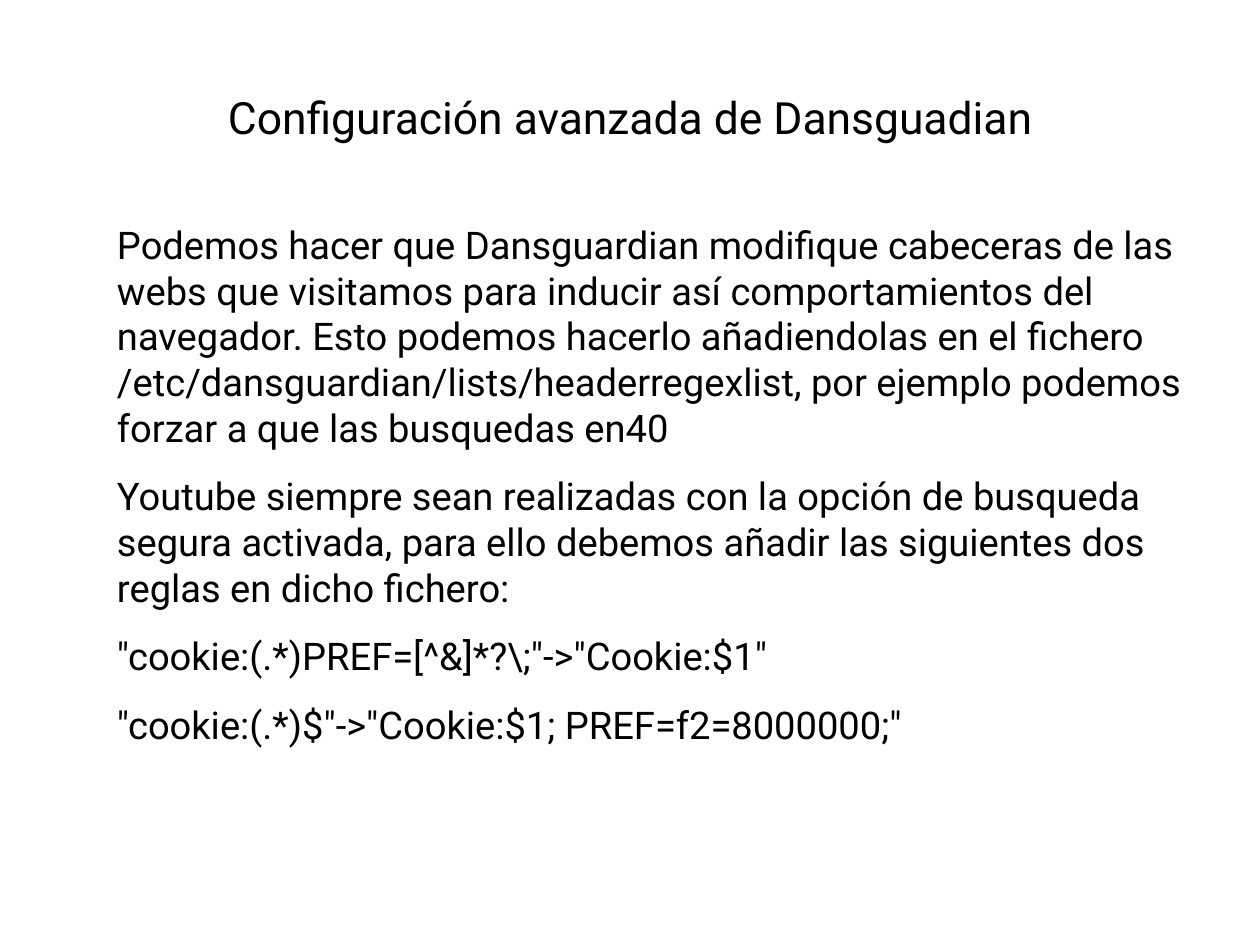
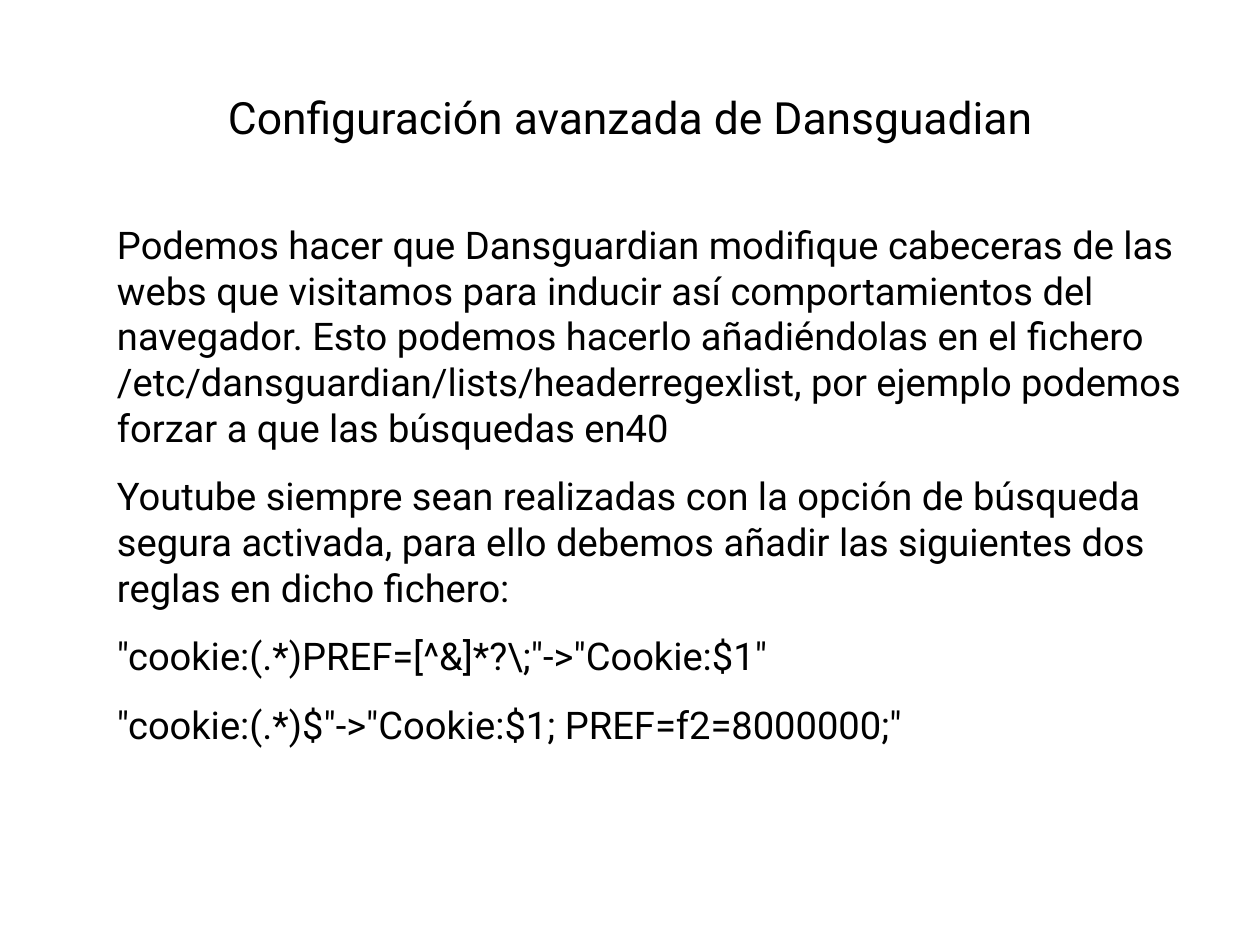
Before and after one commit to robertord/Ecoraee, a slide deck: slide 92 of Presentaciones/PresentacionApliance.odp. Drawn at 1260x945 pixels with LibreOffice and Linux fonts; fonts in the diff are those of the drawing; background and template pictures are left out. Boxes give left, top, right and bottom in pixels: in the first picture for what was removed or moved away, otherwise in the second. Text is boxed around its words. In the diff, an @@ line names an element or a change of style, - is before the commit and + after.

```diff
--- a/Presentaciones/PresentacionApliance.odp
+++ b/Presentaciones/PresentacionApliance.odp
@@ text at bbox=[117, 230, 1181, 610]: text changed @@
-Podemos hacer que Dansguardian modifique cabeceras de las webs que visitamos para inducir así comportamientos del navegador. Esto podemos hacerlo añadiendolas en el fichero /etc/dansguardian/lists/headerregexlist, por ejemplo podemos forzar a que las busquedas en40
-Youtube siempre sean realizadas con la opción de busqueda segura activada, para ello debemos añadir las siguientes dos reglas en dicho fichero:
+Podemos hacer que Dansguardian modifique cabeceras de las webs que visitamos para inducir así comportamientos del navegador. Esto podemos hacerlo añadiéndolas en el fichero /etc/dansguardian/lists/headerregexlist, por ejemplo podemos forzar a que las búsquedas en40
+Youtube siempre sean realizadas con la opción de búsqueda segura activada, para ello debemos añadir las siguientes dos reglas en dicho fichero:
```
Also in this commit, not shown: 25 other slides changed.
